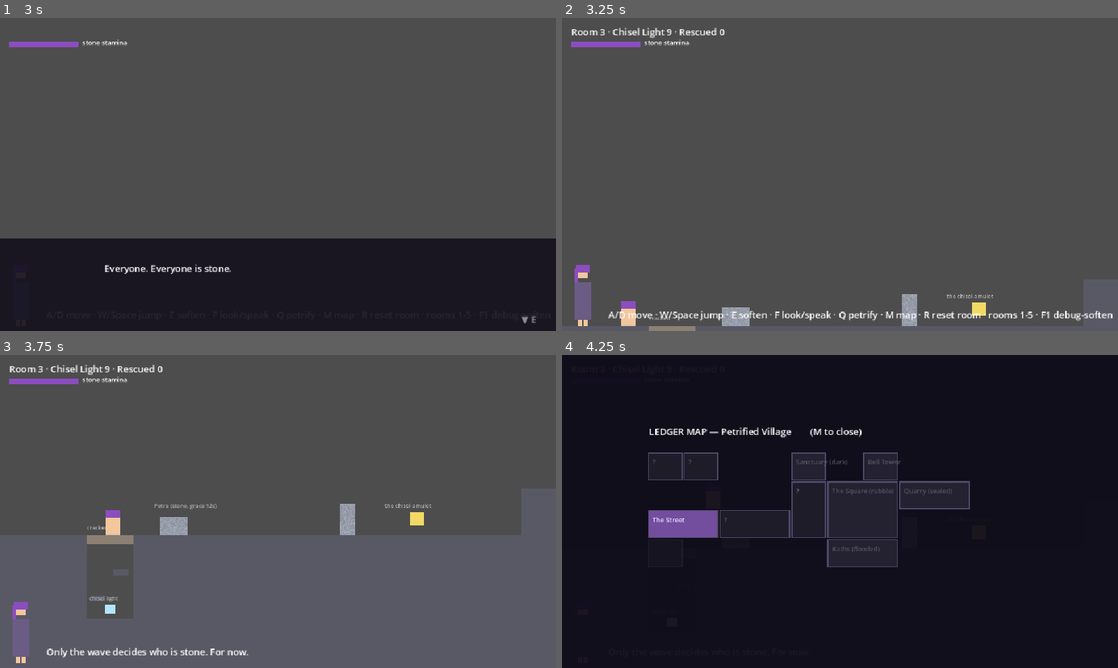
Above: before the commit, frames 1-4 (two rows, left to right).
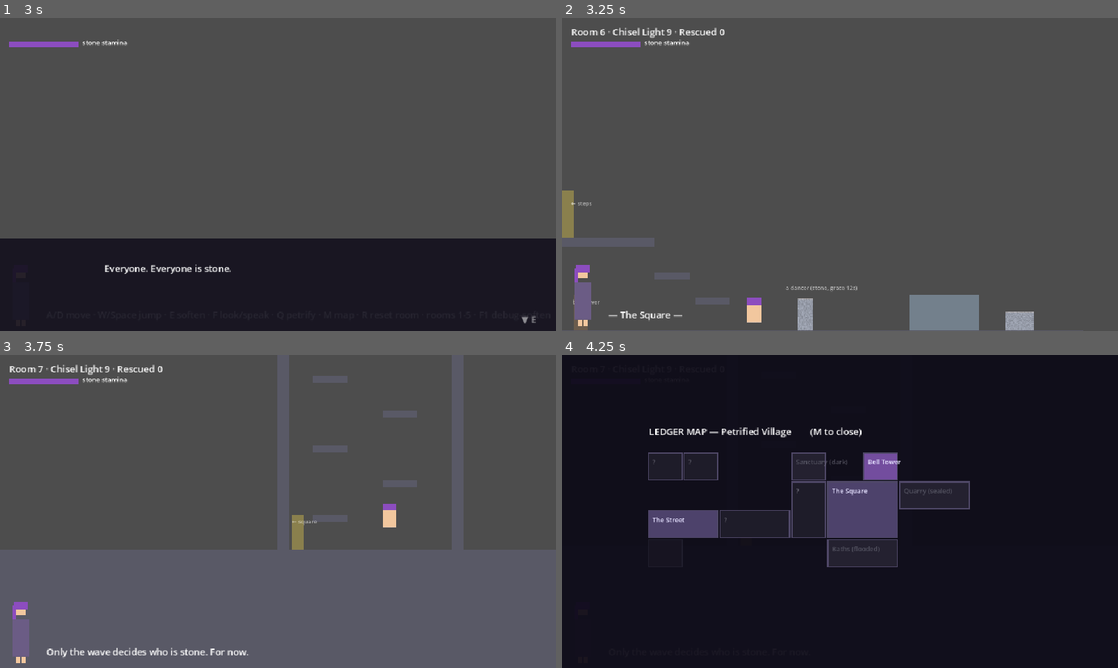
Above: after the commit, the same moments.

Repository: News664/Petr-Platformer
Game: Godot game, scene res://main.tscn
Same seed, same stepped clock (60 frames per second), same inputs: the game is played once before the commit and once after it.
Inputs:
- Up to frame 1 (3 s): tap Enter at 0.5 s; hold 6 (room_6, bound only after the commit) 0.53-1.28 s; hold D (move_right) 0.53-2.03 s; tap Q (petrify) at 0.6, 2.3 s; tap W (jump) at 0.77, 1.52 s; tap R (restart) at 1.25, 2, 2.75 s; tap 6 (room_6, bound only after the commit) at 1.35 s; tap 7 (room_7, bound only after the commit) at 1.55 s; hold A (move_left) 2.03-2.78 s; hold 7 (room_7, bound only after the commit) 2.03-2.78 s; hold D (move_right) from 2.78 s (still down); tap F (interact) at 2.85 s
- Up to frame 2 (3.25 s): keep holding D (move_right); tap W (jump) at 3.02 s; tap 6 (room_6, bound only after the commit) at 3.05 s
- Up to frame 3 (3.75 s): keep holding D (move_right); hold 7 (room_7, bound only after the commit) from 3.53 s (still down); tap Q (petrify) at 3.6 s
- Up to frame 4 (4.25 s): keep holding D (move_right); keep holding 7 (room_7, bound only after the commit); tap W (jump) at 3.77 s; tap M (map) at 4.15 s

Frame 1 is identical in both runs. In frame 2, 6.7% of the frame differs, in the area x 0-100%, y 3-100%; in frame 3, 11%, in the area x 0-100%, y 0-85%; in frame 4, 3.6%.

Commit message:
Fix push to constant-speed crawl; add Square hub and Bell Tower rooms
Pushing now clamps the statue's horizontal velocity to 45 px/s while
contact lasts instead of applying impulses, which stacked across
contacts and frames and launched statues like bullets. Signal the
cellar's cracked floor as a deliberate come-back-later lock with a
one-shot message.

Room 6 (The Square): wordless breather hub with three anchored tableau
statues, rescued villagers gathering at the fountain, and four
branches — back to the Steps, the Bell Tower door, the sealed Quarry
gate, and the flooded Baths stair (kept shallow enough to climb out
of). Room 7 (Bell Tower): optional vertical climb with a mote cache
and the gorgon-foreshadow view skit. Map now shows both as shaped
rooms; keys 6/7 added; docs updated with the fixed-spawn limitation.

Co-Authored-By: Claude Fable 5 <noreply@anthropic.com>
Claude-Session: https://claude.ai/code/session_011V3pnfjeuUBpne29pX5SGL

Diff:
--- a/game/scripts/level.gd
+++ b/game/scripts/level.gd
@@ -29,8 +29,12 @@
 			_build_village_street()
 		4:
 			_build_well_yard()
+		5:
+			_build_sanctuary_steps()
+		6:
+			_build_square()
 		_:
-			_build_sanctuary_steps()
+			_build_bell_tower()
 
 
 func _skit_once(key: String, lines: Array) -> void:
@@ -223,6 +227,13 @@
 	Util.block(self, Rect2(155, 584, 26, 10))      # cellar steps back out
 	Util.block(self, Rect2(196, 540, 26, 10))
 	_make_chisel_mote(Vector2(190, 608))
+	var crack_hint := Util.area(self, Rect2(150, 440, 80, 40), Color(0, 0, 0, 0))
+	crack_hint.body_entered.connect(func(body: Node) -> void:
+		if body is Player and not G.seen.get("v1_crack", false):
+			G.seen["v1_crack"] = true
+			G.say("The flagstones are cracked — something hollow below. "
+					+ "Nothing she can do about it. Yet.")
+	)
 	Util.block(self, Rect2(230, 480, 670, 240))
 	Util.block(self, Rect2(900, 400, 380, 320))    # raised lane out of the square
 	var petra := _make_npc(Vector2(300, 464), "kneeler", "Petra")
@@ -390,7 +401,124 @@
 						+ "beyond the square. (M: map · 3: restart the street)"},
 			])
 	)
+	var to_square := Util.area(self, Rect2(1246, 184, 20, 96), Color(0.9, 0.8, 0.3, 0.4))
+	Util.label(to_square, Vector2(-52, -30), "the square →")
+	to_square.body_entered.connect(func(body: Node) -> void:
+		if body is Player:
+			_goto_room(6)
+	)
 	_spawn_player(Vector2(60, 440))
+	player.petrify_enabled = false
+
+
+# ------------------------------------------------- room 6: the square (hub)
+func _build_square() -> void:
+	G.say("— The Square —")
+	# breather room: no puzzle, no skit — the tableau speaks for itself.
+	# Branches: west ledge back to the Steps, ground west door to the Bell
+	# Tower, east the sealed Quarry gate, and the flooded Baths stair.
+	Util.block(self, Rect2(0, 480, 900, 240))       # plaza, west of the stair
+	Util.block(self, Rect2(980, 480, 300, 240))     # plaza, east of the stair
+	# the drowned stair: shallow enough to stand up and climb back out
+	Util.block(self, Rect2(900, 516, 80, 204))
+	_make_water(Rect2(900, 496, 80, 20))
+	Util.block(self, Rect2(0, 320, 160, 16))        # raised entry from the Steps
+	Util.block(self, Rect2(160, 380, 60, 12))
+	Util.block(self, Rect2(230, 424, 60, 12))       # high enough to walk under
+	Util.block(self, Rect2(600, 420, 120, 60), Color(0.45, 0.5, 0.55))  # fountain
+	# the tableau — the moment of the wave, held
+	var dancer := _make_npc(Vector2(420, 452), "runner", "a dancer")
+	dancer.anchored = true
+	dancer.stone_lines = [
+		"She was mid-turn when it came. Weeks on, her skirt still swings.",
+	]
+	var sisters := _make_npc(Vector2(790, 464), "kneeler", "two sisters")
+	sisters.anchored = true
+	sisters.stone_lines = [
+		"Two sisters, huddled over a game of knucklebones. The pieces never fell.",
+	]
+	var mercer := _make_npc(Vector2(1060, 452), "runner", "the mercer")
+	mercer.anchored = true
+	mercer.stone_lines = [
+		"The mercer, scales still in her hand, mid-argument with nobody now.",
+	]
+	# rescued villagers gather at the fountain as the ledger fills
+	for i in range(mini(G.rescued, 6)):
+		var v := Util.make_sprite(Vector2(18, 40), Color(0.85, 0.7, 0.55))
+		v.position = Vector2(610 + (i % 3) * 34, 398 - float(i / 3) * 4)
+		add_child(v)
+	# west, on the ledge: back to the Sanctuary Steps
+	var to_steps := Util.area(self, Rect2(0, 240, 20, 80), Color(0.9, 0.8, 0.3, 0.4))
+	Util.label(to_steps, Vector2(6, -26), "← steps")
+	to_steps.body_entered.connect(func(body: Node) -> void:
+		if body is Player:
+			_goto_room(5)
+	)
+	# west, on the ground: the bell tower door
+	var to_tower := Util.area(self, Rect2(20, 420, 24, 60), Color(0.5, 0.4, 0.3, 0.6))
+	Util.label(to_tower, Vector2(-14, -26), "bell tower")
+	to_tower.body_entered.connect(func(body: Node) -> void:
+		if body is Player:
+			_goto_room(7)
+	)
+	# east: the sealed Quarry gate
+	Util.block(self, Rect2(1240, 360, 40, 120), Color(0.4, 0.36, 0.32))
+	var gate := Util.area(self, Rect2(1216, 400, 24, 80), Color(0, 0, 0, 0))
+	gate.body_entered.connect(func(body: Node) -> void:
+		if body is Player and not G.seen.get("v4_gate", false):
+			G.seen["v4_gate"] = true
+			G.say("The Quarry gate, buried under half its own arch. "
+					+ "(Sealed — end of the current slice.)")
+	)
+	# the flooded stair announces itself once
+	var stair_hint := Util.area(self, Rect2(900, 460, 80, 40), Color(0, 0, 0, 0))
+	stair_hint.body_entered.connect(func(body: Node) -> void:
+		if body is Player and not G.seen.get("v4_stair", false):
+			G.seen["v4_stair"] = true
+			G.say("The stair to the Sunken Baths drowns in black water. Not yet.")
+	)
+	_spawn_player(Vector2(300, 440))
+	player.petrify_enabled = false
+
+
+# --------------------------------------------- room 7: bell tower (optional)
+func _build_bell_tower() -> void:
+	G.say("— The Bell Tower —")
+	# optional vertical challenge: nothing new to learn, just climbing.
+	Util.block(self, Rect2(0, 480, 1280, 240))      # ground
+	Util.block(self, Rect2(480, -200, 20, 700))     # shaft walls
+	Util.block(self, Rect2(780, -200, 20, 700))
+	var rungs := [
+		Rect2(540, 420, 60, 12), Rect2(660, 360, 60, 12),
+		Rect2(540, 300, 60, 12), Rect2(660, 240, 60, 12),
+		Rect2(540, 180, 60, 12), Rect2(660, 120, 60, 12),
+		Rect2(540, 60, 60, 12), Rect2(660, 0, 60, 12),
+		Rect2(540, -60, 60, 12),
+	]
+	for r in rungs:
+		Util.block(self, r)
+	Util.block(self, Rect2(560, -120, 160, 16))     # bell gallery
+	Util.block(self, Rect2(620, -170, 40, 50), Color(0.6, 0.45, 0.2))  # the bell
+	_make_chisel_mote(Vector2(590, -140))
+	_make_chisel_mote(Vector2(700, -140))
+	var view := Util.area(self, Rect2(560, -180, 160, 60), Color(0, 0, 0, 0))
+	view.body_entered.connect(func(body: Node) -> void:
+		if body is Player:
+			_skit_once("v5_view", [
+				{"who": "narrator", "text": "From the bell gallery, the whole kingdom "
+						+ "lies still and white under the morning."},
+				{"who": "ame", "text": "The quarry cliffs... there's something on them. "
+						+ "Coiled. Still as stone — but nothing that big should look "
+						+ "like it's breathing."},
+			])
+	)
+	var to_square := Util.area(self, Rect2(504, 420, 20, 60), Color(0.9, 0.8, 0.3, 0.4))
+	Util.label(to_square, Vector2(-10, -26), "← square")
+	to_square.body_entered.connect(func(body: Node) -> void:
+		if body is Player:
+			_goto_room(6)
+	)
+	_spawn_player(Vector2(640, 440))
 	player.petrify_enabled = false
 
 
--- a/game/scripts/main.gd
+++ b/game/scripts/main.gd
@@ -1,7 +1,5 @@
 extends Node2D
 # Bootstraps input, HUD, camera, and room switching.
-
-const ROOM_COUNT := 2
 
 var current_room := 1
 var level: Level = null
@@ -87,6 +85,10 @@
 		load_room(4)
 	elif event.is_action_pressed("room_5"):
 		load_room(5)
+	elif event.is_action_pressed("room_6"):
+		load_room(6)
+	elif event.is_action_pressed("room_7"):
+		load_room(7)
 	elif event.is_action_pressed("debug_soften"):
 		G.debug_soften = not G.debug_soften
 		G.say("Debug long soften: %s" % ("ON (60 s)" if G.debug_soften else "off"))
@@ -158,6 +160,8 @@
 	_add_key_action("room_3", [KEY_3])
 	_add_key_action("room_4", [KEY_4])
 	_add_key_action("room_5", [KEY_5])
+	_add_key_action("room_6", [KEY_6])
+	_add_key_action("room_7", [KEY_7])
 	_add_key_action("map", [KEY_M])
 	_add_key_action("debug_soften", [KEY_F1])
 
--- a/game/scripts/map.gd
+++ b/game/scripts/map.gd
@@ -14,14 +14,14 @@
 	3: {"rect": Rect2i(0, 2, 2, 1), "label": "The Street"},
 	4: {"rect": Rect2i(2, 2, 2, 1), "label": "Well Yard"},
 	5: {"rect": Rect2i(4, 1, 1, 2), "label": "Sanctuary\nSteps"},
+	6: {"rect": Rect2i(5, 1, 2, 2), "label": "The Square"},
+	7: {"rect": Rect2i(6, 0, 1, 1), "label": "Bell Tower"},
 	1: {"rect": Rect2i(0, 0, 1, 1), "label": "dev 1"},
 	2: {"rect": Rect2i(1, 0, 1, 1), "label": "dev 2"},
 }
-# unexplored neighbors: sealed major areas and planned village rooms
+# unexplored neighbors: sealed major areas
 const STUBS := [
 	{"rect": Rect2i(4, 0, 1, 1), "label": "Sanctuary (dark)"},
-	{"rect": Rect2i(5, 1, 2, 2), "label": "The Square (rubble)"},
-	{"rect": Rect2i(6, 0, 1, 1), "label": "Bell Tower"},
 	{"rect": Rect2i(7, 1, 2, 1), "label": "Quarry (sealed)"},
 	{"rect": Rect2i(5, 3, 2, 1), "label": "Baths (flooded)"},
 ]
--- a/game/scripts/player.gd
+++ b/game/scripts/player.gd
@@ -13,9 +13,8 @@
 const MIN_PETRIFY_STAMINA := 25.0
 const SWIM_JUMP_VELOCITY := -260.0
 const SOFTEN_RANGE := 80.0
-# push: per-second force just above static friction, so statues start
-# moving slowly and feel heavy
-const PUSH_FORCE := 13000.0
+# pushing sets a constant slow speed — never a force, so no acceleration
+const PUSH_SPEED := 45.0
 
 var soften_enabled := true
 var petrify_enabled := true
@@ -114,17 +113,17 @@
 
 
 func _push_bodies() -> void:
-	var delta := get_physics_process_delta_time()
 	for i in get_slide_collision_count():
 		var col := get_slide_collision(i)
 		var body := col.get_collider()
 		if body is RigidBody2D and not body.freeze:
 			var n := col.get_normal()
 			if absf(n.x) > 0.5:
-				# central push only — no lean torque, so a flat-ground push can
-				# never topple a statue; toppling happens only deliberately
-				# (edges, slopes, drops)
-				body.apply_central_impulse(Vector2(-n.x * PUSH_FORCE * delta, 0))
+				# a slow, stable shove: clamp the statue to a constant crawl
+				# while contact lasts (impulses stack across contacts and
+				# frames and launch it like a bullet). No torque — flat-ground
+				# pushes can never topple; edges, slopes, and drops still do.
+				body.linear_velocity.x = -n.x * PUSH_SPEED
 
 
 func _try_soften_nearest() -> void:
Not shown, changed: README.md
Not shown, changed: docs/AREA_VILLAGE.md
Not shown, changed: docs/M0_PLAN.md
